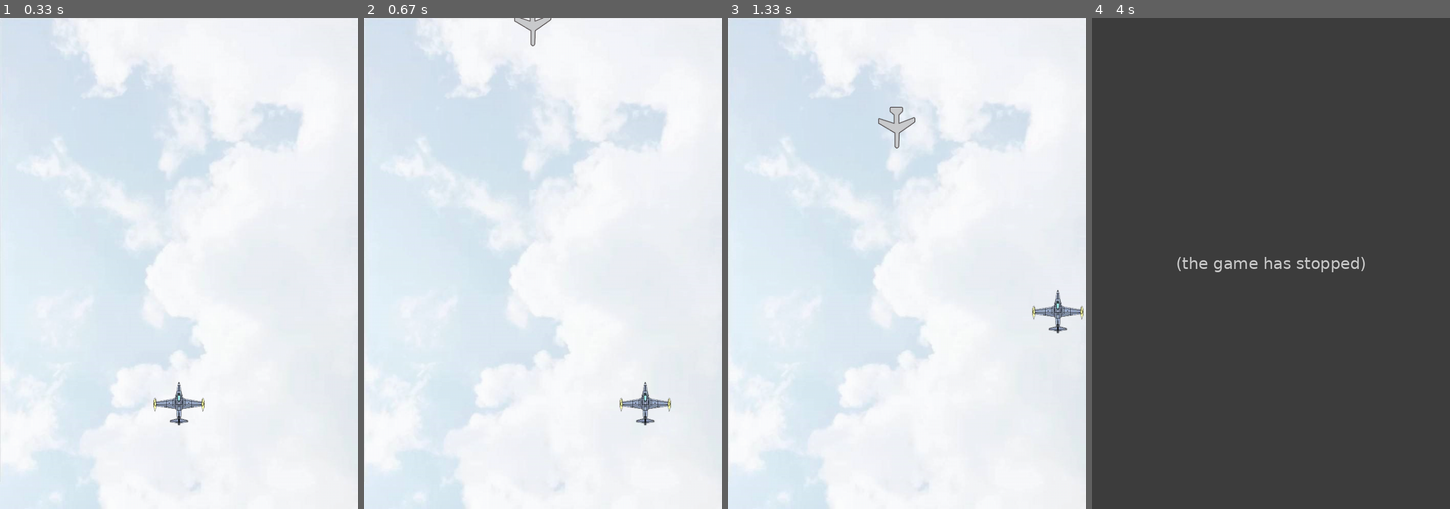
Above: before the commit, frames 1-4 (left to right).
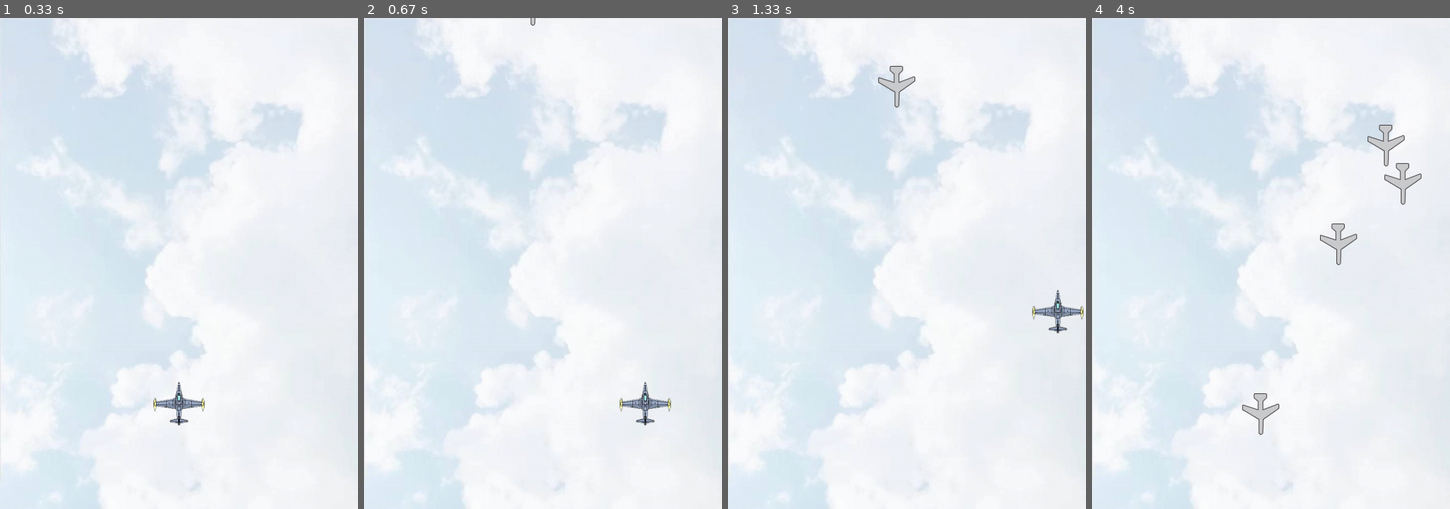
Above: after the commit, the same moments.

Repository: charlie-ccw/Pygame-project
Game: pygame game, started from main.py
The game is run twice, just before and just after one commit, with the same random seed, the same clock (stepped at 60 frames per second) and the same inputs.
Inputs:
- Up to frame 1 (0.33 s): no input
- Up to frame 2 (0.67 s): hold D from 0.33 s (still down)
- Up to frame 3 (1.33 s): release D at 0.8 s; hold W 0.83-1.13 s; hold D from 1.17 s (still down)
- Up to frame 4 (4 s): release D at 1.63 s; hold A 1.67-2.2 s; hold S 2.23-2.53 s; hold A 2.57-2.97 s; hold W 3-3.37 s; hold D from 3.4 s (still down)

Frame 1 is identical in both runs. In frame 2, 0.2% of the frame differs, in the area x 41-53%, y 0-6%; in frame 3, 0.6%; in frame 4, 100%, in the area x 0-100%, y 0-100%.
Before the commit the program exited at 2.4 s; later frames show no game.

Commit message:
change the speed to decrease the difficulty

Diff:
--- a/enemy.py
+++ b/enemy.py
@@ -18,7 +18,7 @@
         self.rect = self.image.get_rect()
         self.width = 700
         self.height = 960
-        self.speed = 5
+        self.speed = 4
         # here we set the condition of the picture
         self.active = True
         self.rect.left = randint(0,self.width - self.rect.width)
--- a/main.py
+++ b/main.py
@@ -95,7 +95,7 @@
 
 
         # here we check that if the user's plane is touched by the enemies
-        enemies_down = pygame.sprite.spritecollide(myplane1, enemies, False)
+        enemies_down = pygame.sprite.spritecollide(myplane1, enemies, False, pygame.sprite.collide_mask)
         if enemies_down:
             myplane1.active = False
             for e in enemies_down:
